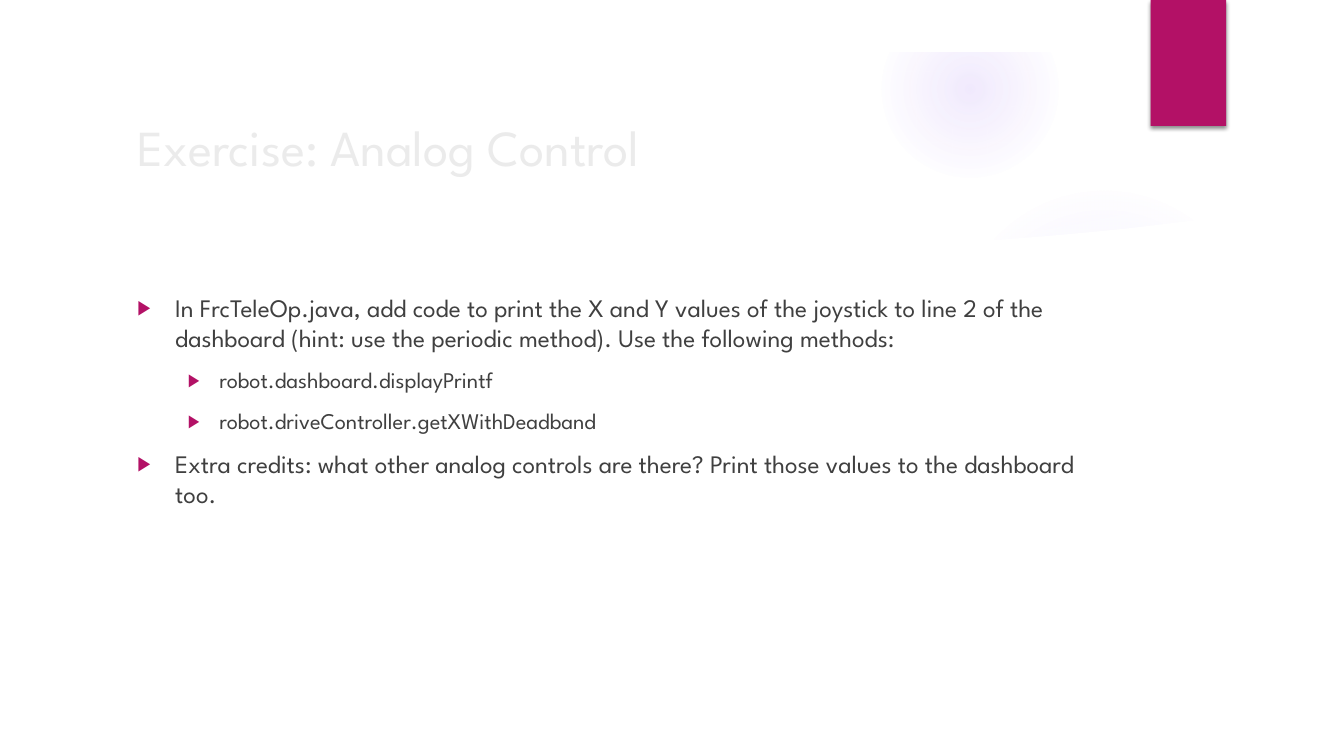
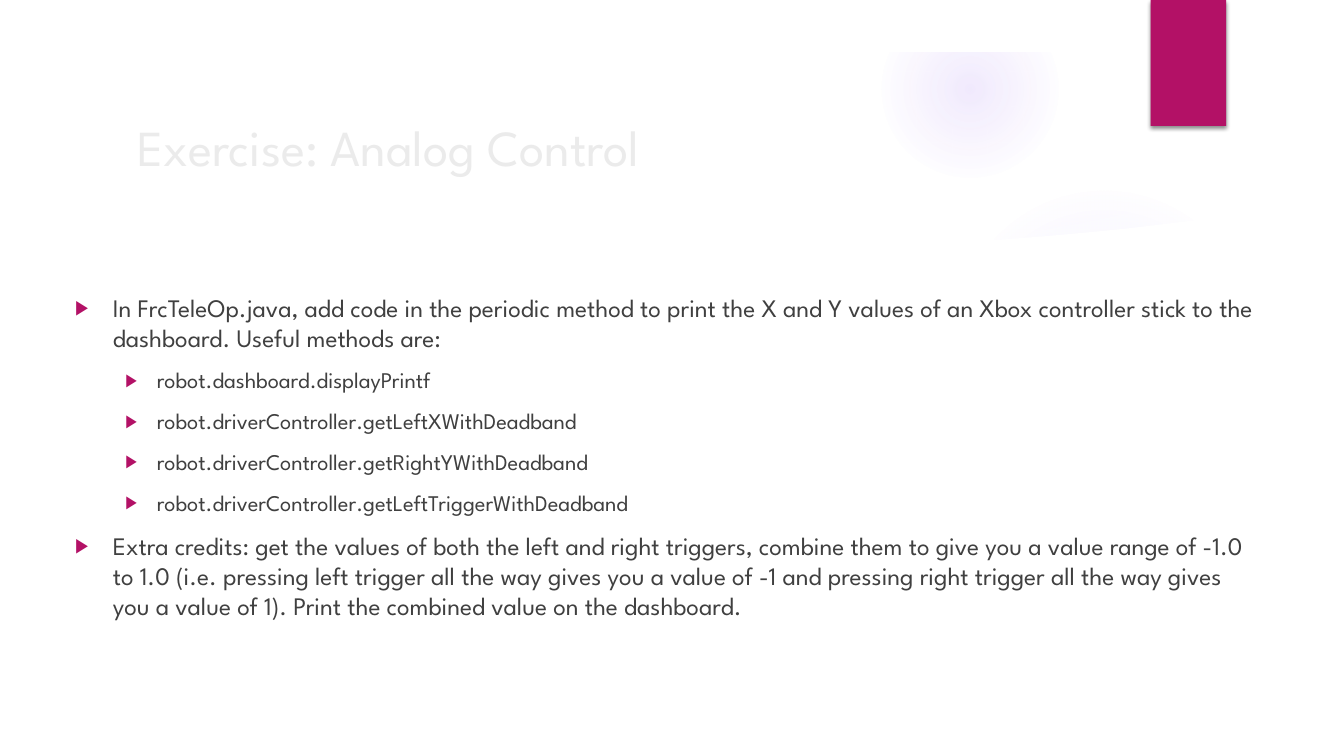
Before and after one commit to trc492/FrcProgrammingClass, a slide deck: slide 11 of Lesson2/BasicRobotComponents.pptx. Drawn at 1344x756 pixels with LibreOffice and Linux fonts; fonts in the diff are those of the drawing; background and template pictures are left out. Boxes give left, top, right and bottom in pixels: in the first picture for what was removed or moved away, otherwise in the second. Text is boxed around its words. In the diff, an @@ line names an element or a change of style, - is before the commit and + after.

```diff
--- a/Lesson2/BasicRobotComponents.pptx
+++ b/Lesson2/BasicRobotComponents.pptx
@@ text "In FrcTeleOp.java, add code in ...": place and size @@
-text "In FrcTeleOp.java, add code in ..." at bbox=[175, 299, 1074, 504]
+text "In FrcTeleOp.java, add code in ..." at bbox=[113, 299, 1252, 621]
@@ text at bbox=[113, 299, 1252, 348]: text changed @@
-▶ In FrcTeleOp.java, add code to print the X and Y values of the joystick to line 2 of the dashboard (hint: use the periodic method). Use the following methods:
+▶ In FrcTeleOp.java, add code in the periodic method to print the X and Y values of an Xbox controller stick to the dashboard. Useful methods are:
@@ text at bbox=[113, 413, 1243, 621]: text changed @@
-  ▶ robot.driveController.getXWithDeadband
-▶ Extra credits: what other analog controls are there? Print those values to the dashboard too.
+  ▶ robot.driverController.getLeftXWithDeadband
+  ▶ robot.driverController.getRightYWithDeadband
+  ▶ robot.driverController.getLeftTriggerWithDeadband
+▶ Extra credits: get the values of both the left and right triggers, combine them to give you a value range of -1.0 to 1.0 (i.e. pressing left trigger all the way gives you a value of -1 and pressing right trigger all the way gives you a value of 1). Print the combined value on the dashboard.
```
Also in this commit, not shown: 19 other slides changed, 12 slides added, 25 other files.
